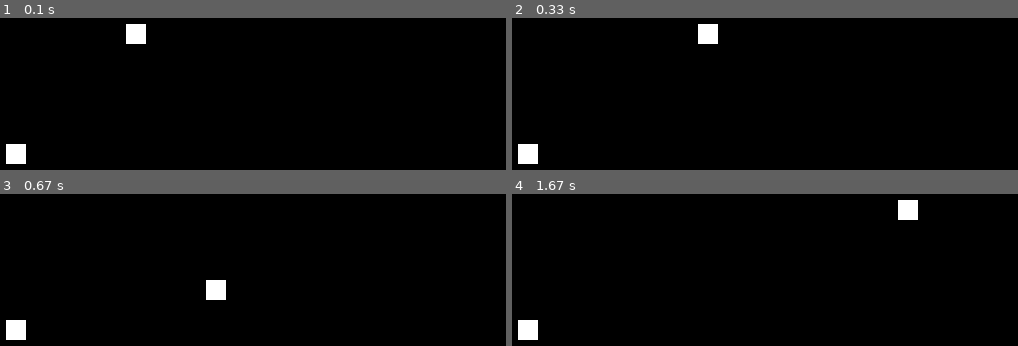
Above: before the commit, frames 1-4 (two rows, left to right).
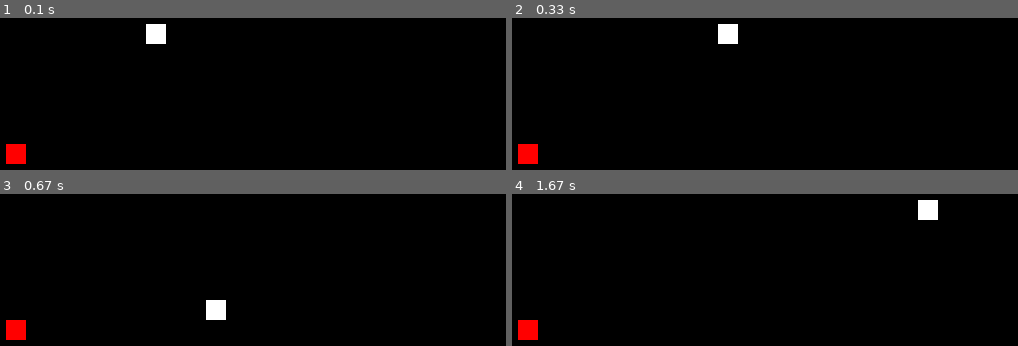
Above: after the commit, the same moments.

Repository: theyeeman/snake-pygame
Game: pygame game, started from main.py
Same seed, same stepped clock (60 frames per second), same inputs: the game is played once before the commit and once after it.
Inputs:
- Up to frame 1 (0.1 s): no input
- Up to frame 2 (0.33 s): no input
- Up to frame 3 (0.67 s): tap S at 0.33 s
- Up to frame 4 (1.67 s): hold Right 0.67-1.13 s; hold Up 1.17-1.47 s; hold Right from 1.5 s (still down)

The runs differ from the first frame. In frame 1, 1.6% of the frame differs, in the area x 1-33%, y 3-97%; in frame 2, 1.6%; in frame 3, 1.6%; in frame 4, 1.6%.

Commit message:
improve drawing performance and change food colour to red

Diff:
--- a/Engine/screen.py
+++ b/Engine/screen.py
@@ -1,7 +1,8 @@
 from pygame import Color, display, draw
 
-PIXEL_OFF = Color(0, 0, 0, 255)
-PIXEL_ON = Color(255, 255, 255, 255)
+BACKGROUND_COLOR = Color(0, 0, 0, 255)
+SNAKE_COLOR = Color(255, 255, 255, 255)
+FOOD_COLOR = Color(255, 0, 0, 255)
 
 class Screen:
     def __init__(self, width, height, scale=10):
@@ -25,7 +26,7 @@
         return self.scale
 
     def clear_screen(self):
-        self.surface.fill(PIXEL_OFF)
+        self.surface.fill(BACKGROUND_COLOR)
 
     def update(self):
         display.flip()
@@ -39,11 +40,11 @@
 
         draw.rect(self.surface, colour, (x_pos, y_pos, self.scale, self.scale))
 
-    def set_pixel_in_buffer(self, x, y):
-        self._draw_pixel(x, y, PIXEL_ON)
+    def set_pixel_in_buffer(self, x, y, colour):
+        self._draw_pixel(x, y, colour)
 
     def reset_pixel_in_buffer(self, x, y):
-        self._draw_pixel(x, y, PIXEL_OFF)
+        self._draw_pixel(x, y, BACKGROUND_COLOR)
 
     def is_pixel_on(self, x, y):
         x_pos = x * self.scale
@@ -51,19 +52,19 @@
 
         pixel_state = self.surface.get_at((x_pos, y_pos))
 
-        if (pixel_state == PIXEL_OFF):
+        if (pixel_state == BACKGROUND_COLOR):
             return False
         else:
             return True
 
-    def draw_snake(self, snake):
+    def draw_snake_init(self, snake):
         s = snake.to_list()
 
         for piece in s:
             x, y, dir = piece
-            self.set_pixel_in_buffer(x, y)
+            self.set_pixel_in_buffer(x, y, SNAKE_COLOR)
 
         food_x, food_y = snake.food
-        self.set_pixel_in_buffer(food_x, food_y)
+        self.set_pixel_in_buffer(food_x, food_y, FOOD_COLOR)
 
         self.update()
--- a/Engine/snake.py
+++ b/Engine/snake.py
@@ -1,9 +1,11 @@
 from Engine.doublylinkedlist import DoublyLinkedList
 from Engine.direction import Direction
+from pygame import Color
 
 
 class Snake():
     def __init__(self, screen):
+        self.screen = screen
         self.screen_width = screen.get_width()
         self.screen_height = screen.get_height()
         self.body_list = DoublyLinkedList()
@@ -103,9 +105,20 @@
         self.insert_head((new_head_x, new_head_y, new_head_direction))
 
         if not self.is_eat_food():
+            tail_x, tail_y, tail_dir = self.get_tail()
             self.remove_tail()
+            self.screen.reset_pixel_in_buffer(tail_x, tail_y)
         else:
+            food_x, food_y = self.food
+            self.screen.reset_pixel_in_buffer(food_x, food_y)
             self.food = self.create_food()
+            food_x, food_y = self.food
+            self.screen.set_pixel_in_buffer(food_x, food_y, Color(255, 0, 0, 255))
+
+
+        self.screen.set_pixel_in_buffer(new_head_x, new_head_y, Color(255, 255, 255, 255))
+
+        self.screen.update()
 
     def to_list(self):
         return self.body_list.to_list()
--- a/main.py
+++ b/main.py
@@ -34,12 +34,11 @@
     screen.init_display()
 
     snake = Snake(screen)
+    screen.draw_snake_init(snake)
 
     while not snake.is_dead:
         clock = pygame.time.Clock()
-        screen.clear_screen()
         handle_events()
-        screen.draw_snake(snake)
         snake.move_snake()
         clock.tick(15)
 
